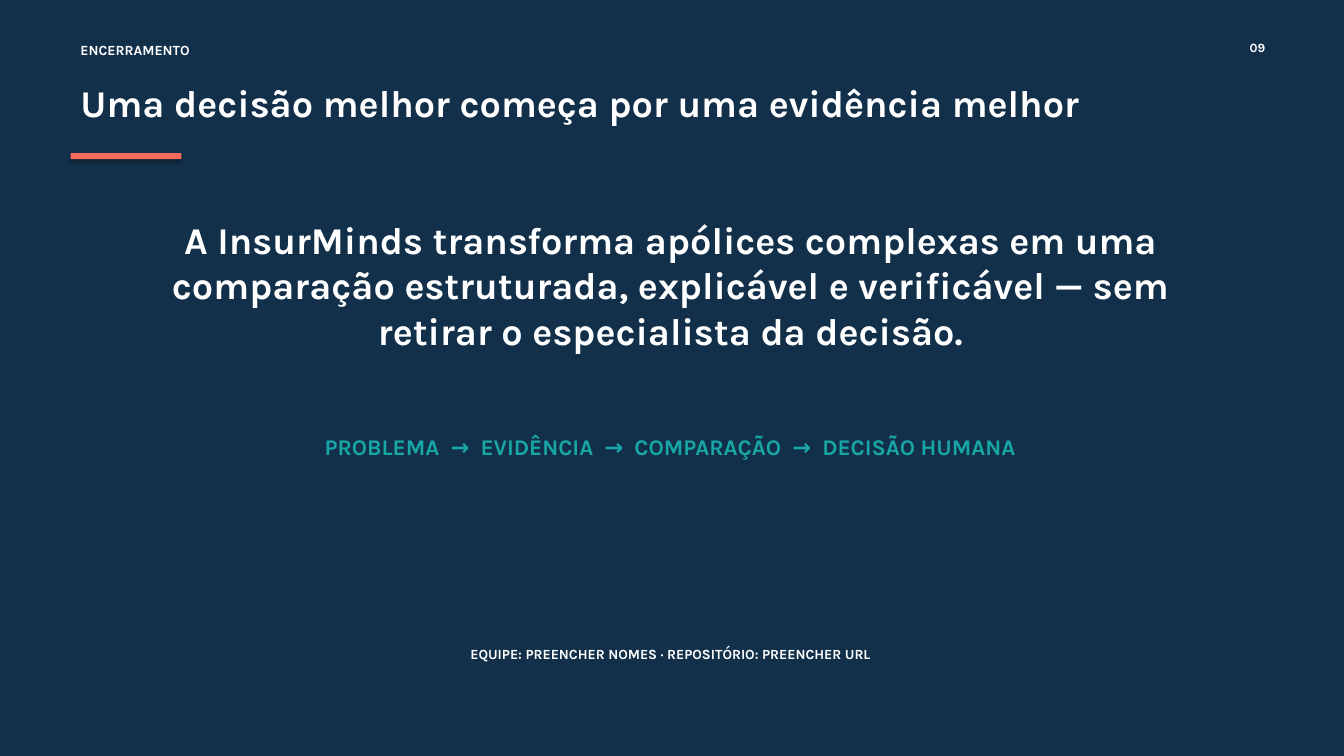
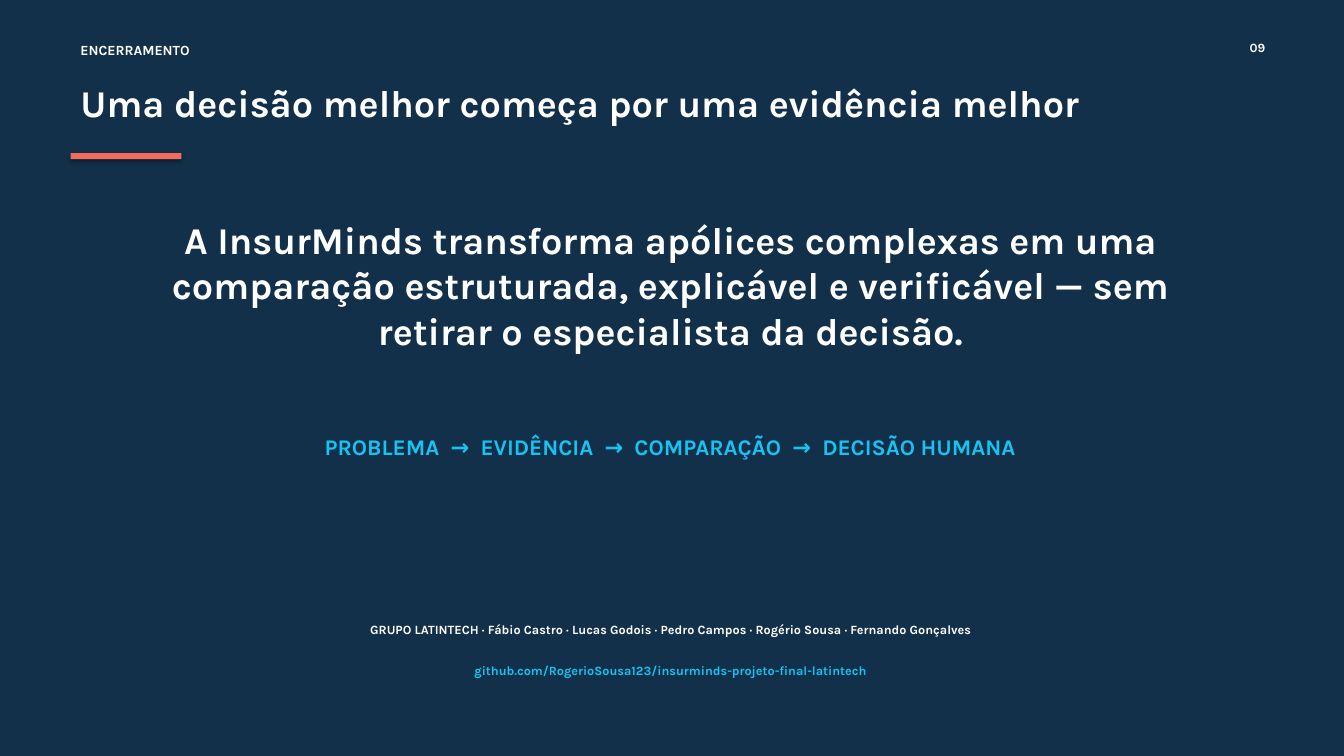
Before and after one commit to RogerioSousa123/insurminds-projeto-final-latintech, a slide deck: slide 9 of Projeto_Final_Artefatos/InsurMinds_Projeto_Final.pptx. Drawn at 1344x756 pixels with LibreOffice and Linux fonts; fonts in the diff are those of the drawing. Boxes give left, top, right and bottom in pixels: in the first picture for what was removed or moved away, otherwise in the second. Text is boxed around its words. In the diff, an @@ line names an element or a change of style, - is before the commit and + after.

Commit message:
docs: finalize LatinTech submission artifacts

```diff
--- a/Projeto_Final_Artefatos/InsurMinds_Projeto_Final.pptx
+++ b/Projeto_Final_Artefatos/InsurMinds_Projeto_Final.pptx
@@ text "PROBLEMA → EVIDÊNCIA → COMPARAÇÃO ..." at [325, 435, 1016, 460]: text colour #18A6A6 to #18C2F2 @@
@@ text at [370, 624, 971, 637]: text changed; size 10 to 9 pt @@
-EQUIPE: PREENCHER NOMES · REPOSITÓRIO: PREENCHER URL
+GRUPO LATINTECH · Fábio Castro · Lucas Godois · Pedro Campos · Rogério Sousa · Fernando Gonçalves
@@ text added at [474, 665, 866, 678], 9 pt, text #18C2F2, bold @@
+github.com/RogerioSousa123/insurminds-projeto-final-latintech
```
Also in this commit, not shown: 8 other slides changed, 9 other files.
